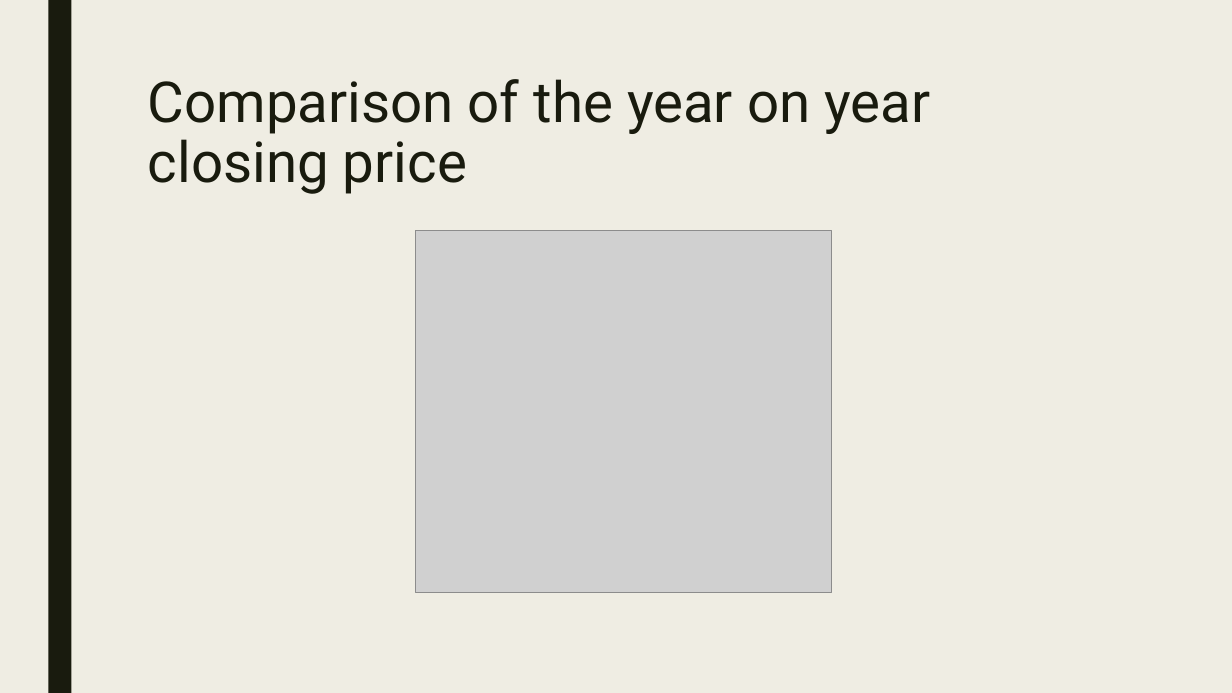
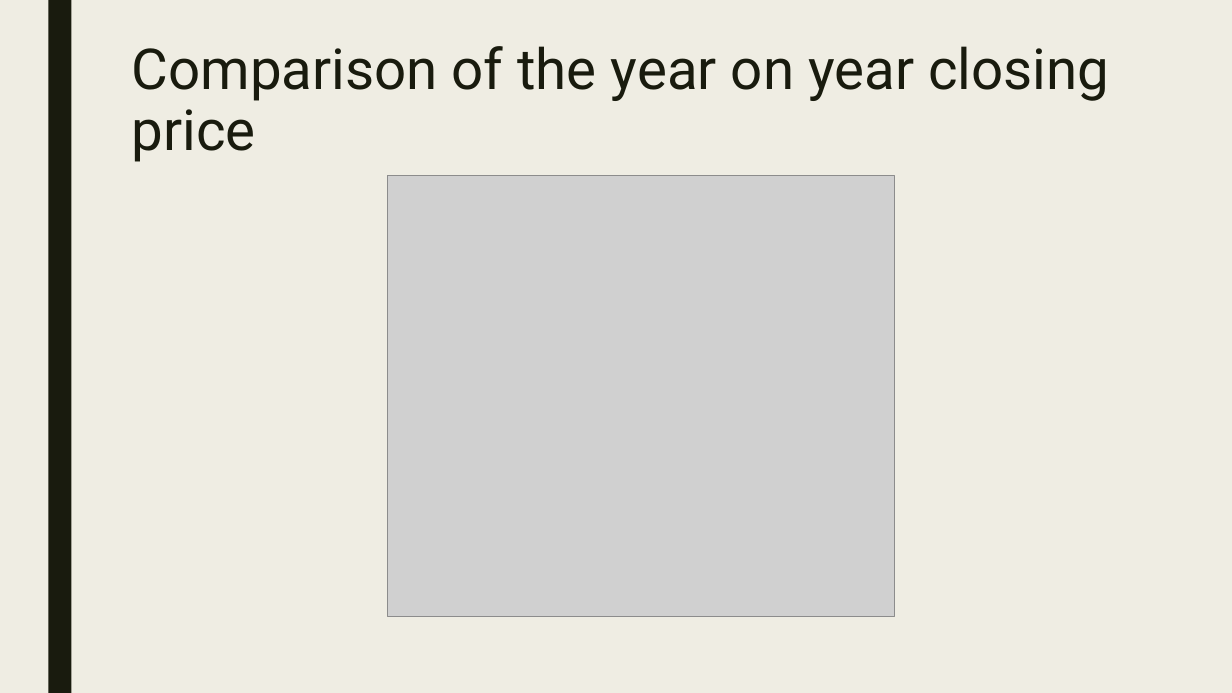
Before and after one commit to dante825/rGroupProj, a slide deck: slide 8 of documentation/presentationSlides.pptx. Drawn at 1232x693 pixels with LibreOffice and Linux fonts; fonts in the diff are those of the drawing; grey boxes stand for pictures. Boxes give left, top, right and bottom in pixels: in the first picture for what was removed or moved away, otherwise in the second. Text is boxed around its words. In the diff, an @@ line names an element or a change of style, - is before the commit and + after.

```diff
--- a/documentation/presentationSlides.pptx
+++ b/documentation/presentationSlides.pptx
@@ title "Comparison of the year on ..." rewrapped from (148, 79, 930, 194) to (132, 46, 1109, 162) @@
@@ picture: place and size @@
-picture at (416, 231, 833, 593)
+picture at (388, 176, 895, 616)
```
Also in this commit, not shown: 7 other slides changed.
